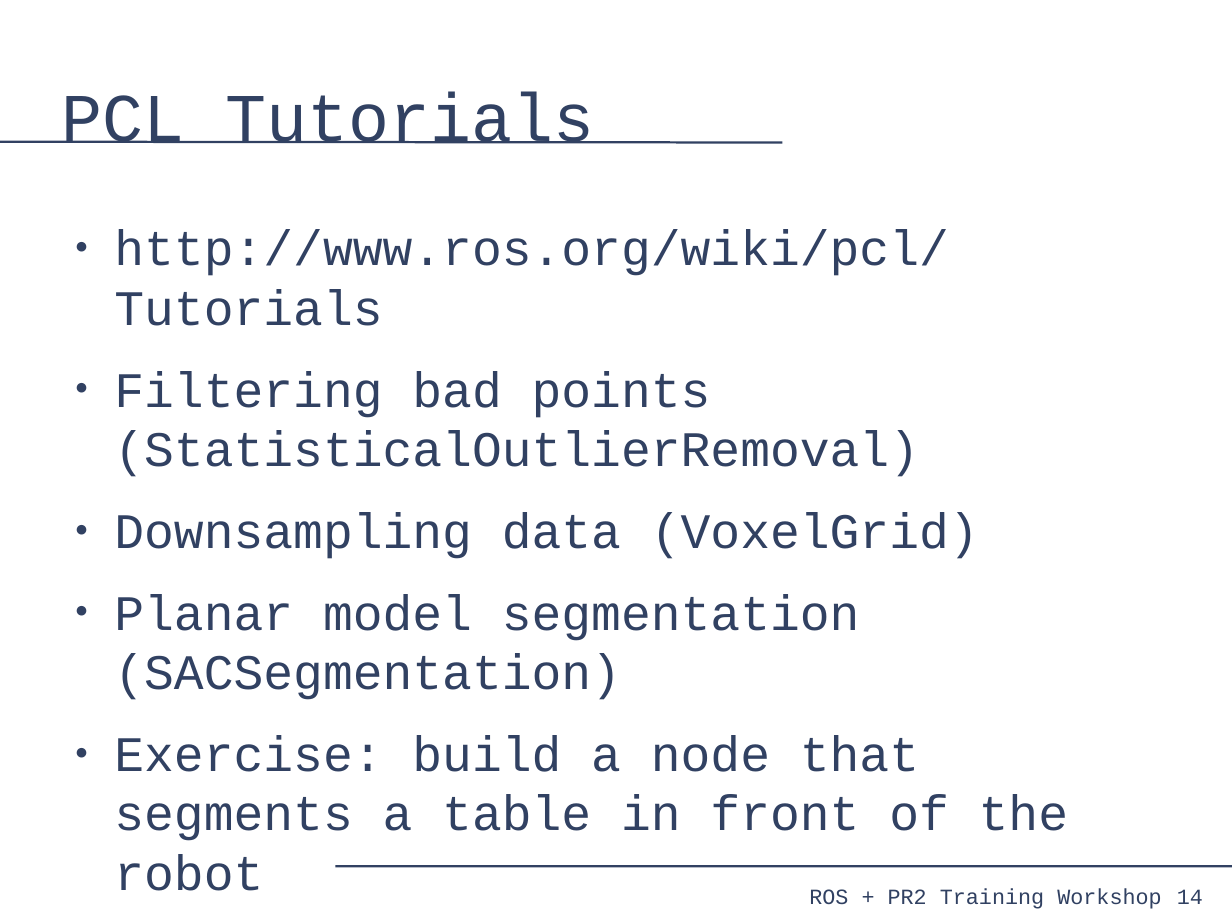
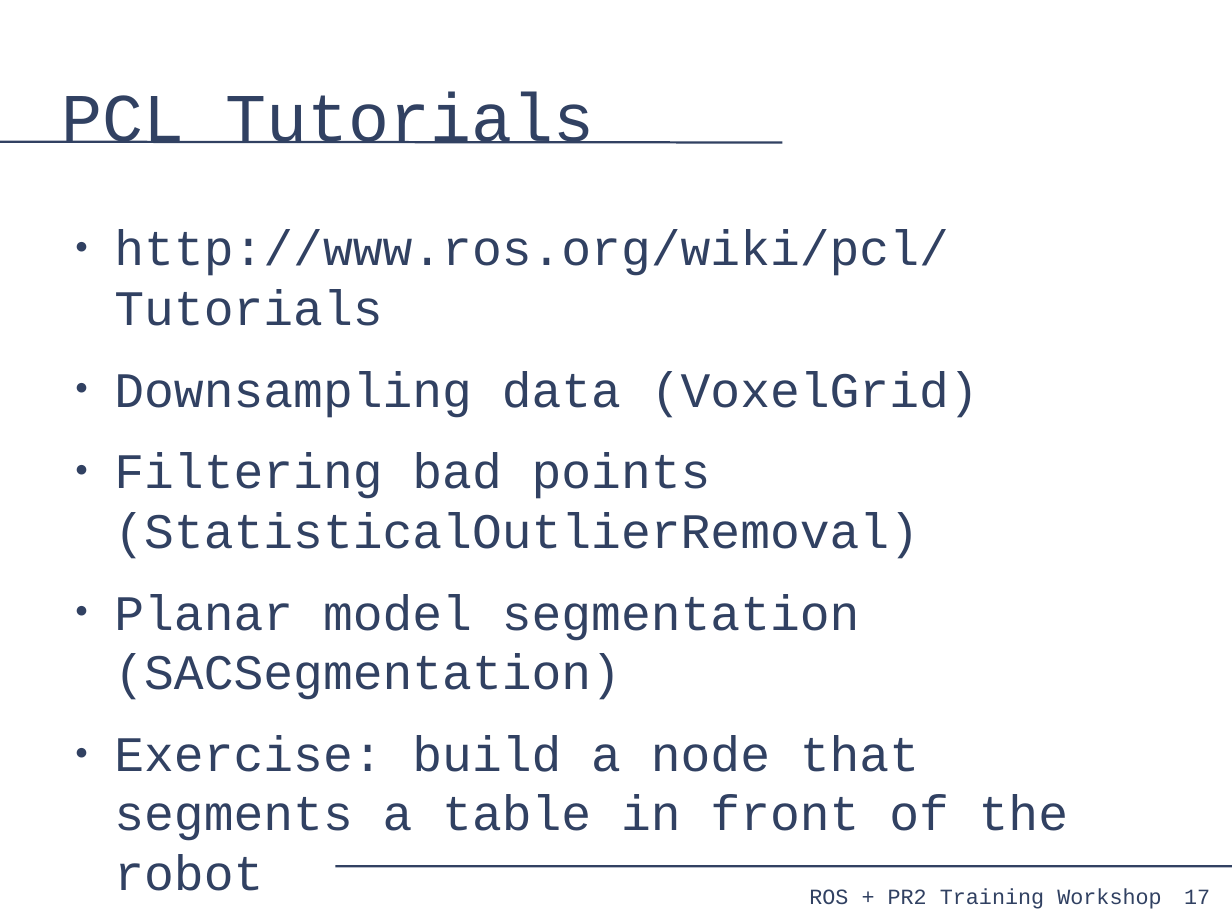
Before and after one commit to PR2/pr2_docs, a slide deck: slide 17 of pr2_training_workshop/processing_laser_data/slides.odp (slide 14 before the commit). Drawn at 1232x924 pixels with LibreOffice and Linux fonts; fonts in the diff are those of the drawing. Boxes give left, top, right and bottom in pixels: in the first picture for what was removed or moved away, otherwise in the second. Text is boxed around its words. In the diff, an @@ line names an element or a change of style, - is before the commit and + after.

```diff
--- a/pr2_training_workshop/processing_laser_data/slides.odp
+++ b/pr2_training_workshop/processing_laser_data/slides.odp
@@ text at bbox=[114, 371, 979, 418]: paragraph added @@
+● Downsampling data (VoxelGrid)
@@ text at bbox=[114, 512, 979, 559]: paragraph removed @@
-● Downsampling data (VoxelGrid)
@@ page number removed at bbox=[1177, 889, 1203, 904] @@
-14
@@ page number added at bbox=[1184, 889, 1210, 904], 14 pt, text #314162 @@
+17
```
Also in this commit, not shown: 12 other slides changed, 4 slides added, 1 slide removed.
